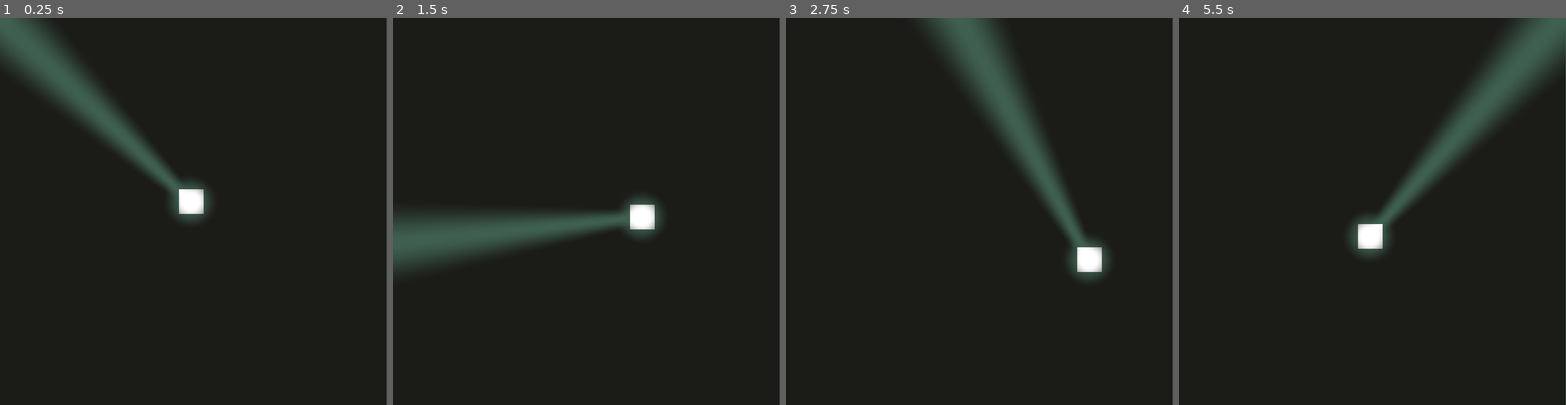
Above: before the commit, frames 1-4 (left to right).
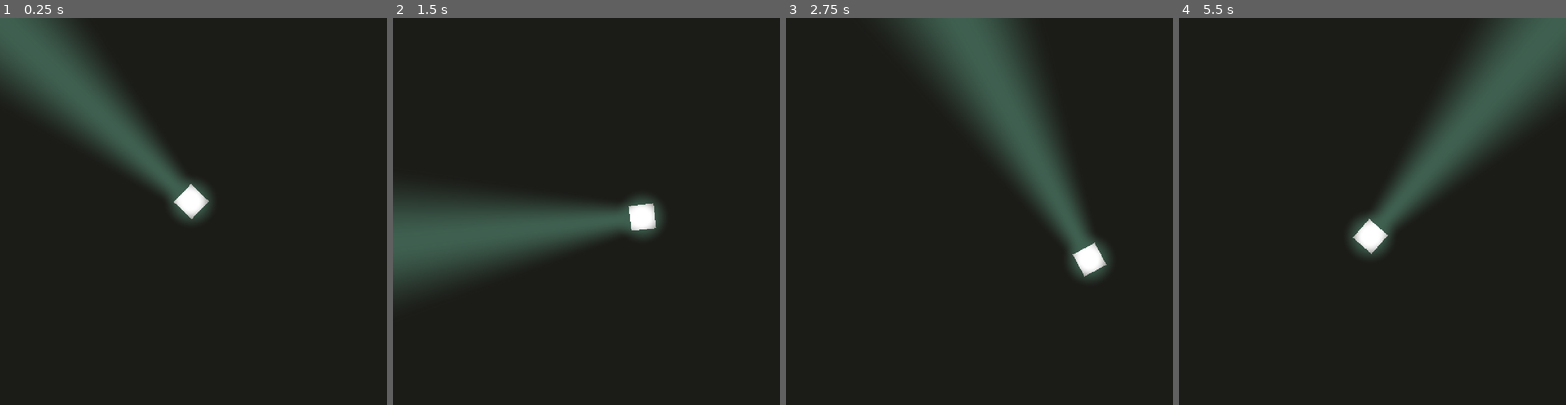
Above: after the commit, the same moments.

Repository: nolenroyalty/flashlight-survivors
Game: Godot game, scene res://Main.tscn
Two runs of this game, one before a commit and one after it. Both use one fixed random seed, a clock stepped at 60 frames per second and the inputs below.
Inputs (mouse positions are in pixels of both pictures, inside the frame that each line leads up to):
- Up to frame 1 (0.25 s): no input
- Up to frame 2 (1.5 s): tap Enter at 0.5 s; move the mouse to (671, 192) at 0.52 s; hold D (player_right) 0.53-1.28 s; move the mouse to (509, 230) at 1.27 s; hold S (player_down) from 1.28 s (still down)
- Up to frame 3 (2.75 s): move the mouse to (1018, 126) at 2.02 s; release S (player_down) at 2.03 s; hold D (player_right) from 2.03 s (still down)
- Up to frame 4 (5.5 s): move the mouse to (1353, 288) at 2.77 s; release D (player_right) at 2.78 s; hold W (player_up) 2.78-3.53 s; move the mouse to (1488, 269) at 3.52 s; hold A (player_left) 3.53-5.03 s; move the mouse to (1256, 153) at 4.27 s; move the mouse to (1391, 211) at 5.02 s; hold S (player_down) from 5.03 s (still down)

The runs differ from the first frame. In frame 1, 4.0% of the frame differs, in the area x 0-100%, y 0-100%; in frame 2, 4.5%; in frame 3, 5.3%, in the area x 28-100%, y 0-100%; in frame 4, 4.6%.

Commit message:
lightcone stuff

Diff:
--- a/darkness/Darkness.tscn
+++ b/darkness/Darkness.tscn
@@ -51,6 +51,7 @@
 	float dist_to_sim = distance(uv, simulated_pos);
 	// 1 IFF we're \"behind\" the player instead of in front of them.
 	float is_behind = step(dist_to_sim, beam_width_measured_in_distance_behind_player);
+	//is_behind = 0.0;
 
 	vec2 dist = uv - (player.xy - (flashlight_direction * beam_width_measured_in_distance_behind_player));
 	dist = normalize(dist);
@@ -59,7 +60,7 @@
 	float diff2 = abs(diff1 - 2.0 * PI);
 	float diff = min(diff1, diff2);
 
-	return max(is_behind, smoothstep(0.0, 0.15, diff));
+	return max(is_behind, smoothstep(0.0, PI/12.0, diff));
 }
 
 void fragment () {
@@ -127,5 +128,6 @@
 [node name="Sprite" type="Sprite" parent="."]
 material = SubResource( 2 )
 position = Vector2( -1, 0 )
+scale = Vector2( 1.002, 1 )
 texture = ExtResource( 2 )
 centered = false
--- /dev/null
+++ b/player/LightCone.gd
@@ -0,0 +1,9 @@
+extends Area2D
+
+func _ready():
+	print($Points.polygon)
+
+
+# Called every frame. 'delta' is the elapsed time since the previous frame.
+#func _process(delta):
+#	pass
--- /dev/null
+++ b/player/LightCone.tscn
@@ -0,0 +1,9 @@
+[gd_scene load_steps=2 format=2]
+
+[ext_resource path="res://player/LightCone.gd" type="Script" id=1]
+
+[node name="Cone" type="Area2D"]
+script = ExtResource( 1 )
+
+[node name="Points" type="CollisionPolygon2D" parent="."]
+polygon = PoolVector2Array( -75, 0, 683, 183, 683, -183 )
--- a/player/Player.gd
+++ b/player/Player.gd
@@ -17,6 +17,11 @@
 func set_flashlight_direction():
 	var pos = get_viewport().get_mouse_position()
 	var dir = position.direction_to(pos)
+	look_at(pos)
+	# var angle = position.angle_to(pos)
+	# if angle != rotation:
+		# print(angle)
+		# rotation = angle
 	if dir != Lights.flashlight_direction:
 		Lights.flashlight_direction = dir
 	Lights.flashlight_direction = dir
--- a/player/Player.tscn
+++ b/player/Player.tscn
@@ -1,6 +1,7 @@
-[gd_scene load_steps=2 format=2]
+[gd_scene load_steps=3 format=2]
 
 [ext_resource path="res://player/Player.gd" type="Script" id=1]
+[ext_resource path="res://player/LightCone.tscn" type="PackedScene" id=2]
 
 [node name="Player" type="Node2D"]
 script = ExtResource( 1 )
@@ -10,3 +11,5 @@
 margin_top = -16.0
 margin_right = 16.0
 margin_bottom = 16.0
+
+[node name="Cone" parent="." instance=ExtResource( 2 )]
